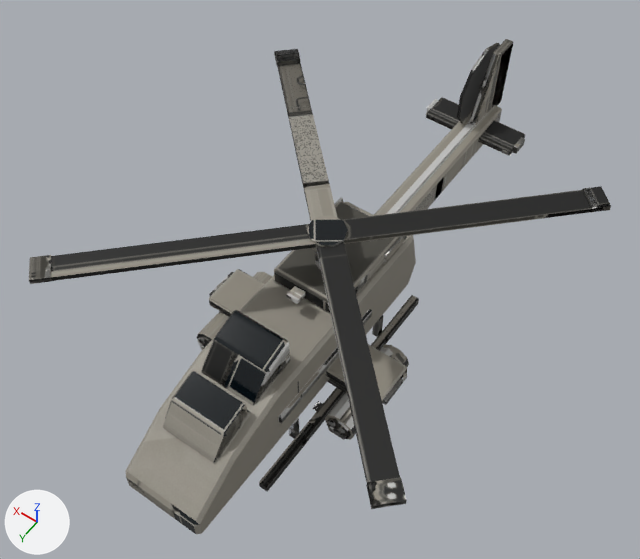
Two versions of the FBX model assets/models/ord_guardian/export/ord_guardian.fbx, one commit apart.
Rendered twice from a camera (50 mm lens) standing at (-4.92, 6.87, 12.73) and looking at (0.6, -0.85, 0.6). Lighting does not change. The marker at lower left points along +X, +Y and +Z. The first picture is the older version. Where no turn or scale is listed for an object, it has been applied to the vertices.

The older version as bpy lines, for what is in view:
```python
me_base_005 = bpy.data.meshes.new('base.005')
me_base_005.from_pydata(...)  # 350 vertices, 330 faces; spans x -1.7..1.7, y -6.16..3.9, z 0.0..2.8
me_base_005.materials.append(mat_ord_guardian_bar)
me_base_006 = bpy.data.meshes.new('base.006')
me_base_006.from_pydata(...)  # 80 vertices, 60 faces; spans x -1.75..1.75, y -5.3..2.0, z 0.84..2.22
me_base_006.materials.append(mat_ord_guardian_bar)
me_pylon_003 = bpy.data.meshes.new('pylon.003')
me_pylon_003.from_pydata(...)  # 104 vertices, 74 faces; spans x -1.57..1.57, y -0.7..0.94, z -0.31..0.21
me_pylon_003.materials.append(mat_ord_guardian_bar)
me_rotor_002 = bpy.data.meshes.new('rotor.002')
me_rotor_002.from_pydata(...)  # 76 vertices, 60 faces; spans x -3.19..3.19, y -3.19..3.19, z -0.1..0.1
me_rotor_002.materials.append(mat_ord_guardian_bar)
ob_base_bar = bpy.data.objects.new('base_bar', me_base_005)
ob_base_bar.location = (0.0, 0.0, 0.0)
ob_base_glow_running_bar = bpy.data.objects.new('base_glow_running_bar', me_base_006)
ob_base_glow_running_bar.location = (0.0, 0.0, 0.0)
ob_pylon_bar = bpy.data.objects.new('pylon_bar', me_pylon_003)
ob_pylon_bar.location = (0.0, 0.4, 0.6)
ob_rotor_bar = bpy.data.objects.new('rotor_bar', me_rotor_002)
ob_rotor_bar.location = (0.0, -0.2, 2.8)
```
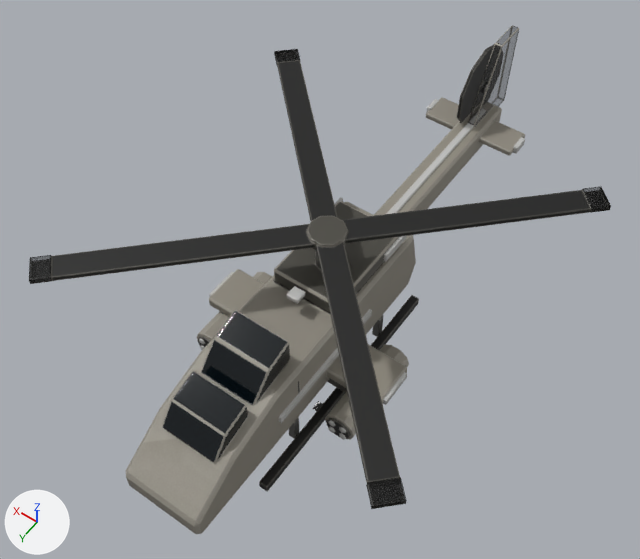
What differs and where, as boxes [x1, y1, x2, y2] in the pictures (640 x 559 px; the box of a moved part takes in the faces that stretch with it):
'base_bar', reshaped
    before: [126, 39, 525, 534]
    after: [126, 25, 525, 534]
part 1 of me_base_006, surface changed
    both: [209, 99, 525, 423]
part 2 of me_rotor_002, surface changed
    both: [29, 49, 611, 509]
part 3 of me_base_005, moved or reshaped (not visible before)
    after: [497, 26, 519, 99]
part 4 of me_base_005, moved or reshaped
    before: [493, 39, 513, 56]
    after: [495, 25, 519, 47]
part 5 of me_base_005, moved or reshaped (mostly hidden afterwards)
    before: [469, 44, 513, 125]
    after: [467, 29, 519, 127]
part 6 of me_base_005, surface changed
    before: [127, 39, 525, 534]
    after: [127, 25, 525, 534]

The change in detail:
me_base_006 has 80 vertices, 60 faces and spans x -1.75..1.75, y -5.3..2.0, z 0.84..2.22.
me_base_006 is used by ob_base_glow_running_bar; location (0.0, 0.0, 0.0).
me_base_006 part 1: 54 kept faces spanning x -1.75..1.75, y -5.3..2.0, z 0.84..2.22 get new texture (UV) coordinates.
me_base_005 is used by ob_base_bar; location (0.0, 0.0, 0.0).
me_base_005 had 350 vertices, 330 faces and spanned x -1.7..1.7, y -6.16..3.9, z 0.0..2.8.
me_base_005 now has 350 vertices, 330 faces and spans x -1.7..1.7, y -6.16..3.9, z 0.0..3.0.
me_base_005 part 3: all 6 vertices in x -0.08..0.08, y -5.9..-5.88, z 2.78..2.8 are moved by (0.0, -0.15, 0.2).
me_base_005 part 4: all 6 vertices in x -0.08..0.08, y -5.42..-5.39, z 2.78..2.8 are moved by (0.0, 0.0, 0.2).
me_base_005 part 5: all 6 vertices in x -0.08..0.08, y -4.83..-4.81, z 1.4..1.42 are moved by (0.0, 0.1, -0.08).
me_base_005 part 6: 266 kept faces spanning x -1.7..1.7, y -6.16..3.9, z 0.0..3.0 get new texture (UV) coordinates.
Other edits to the shape of me_base_005 do not show in these pictures.
me_rotor_002 has 76 vertices, 60 faces and spans x -3.19..3.19, y -3.19..3.19, z -0.1..0.1.
me_rotor_002 is used by ob_rotor_bar; location (0.0, -0.2, 2.8).
me_rotor_002 part 2: texture (UV) coordinates of 60 of 60 faces, centred in x -3.08..3.08, y -3.08..3.08, z -0.1..0.1, changed; they spanned u 0.01..0.99, v 0.01..0.98 and now span u 0.01..0.98, v 0.23..0.98.
